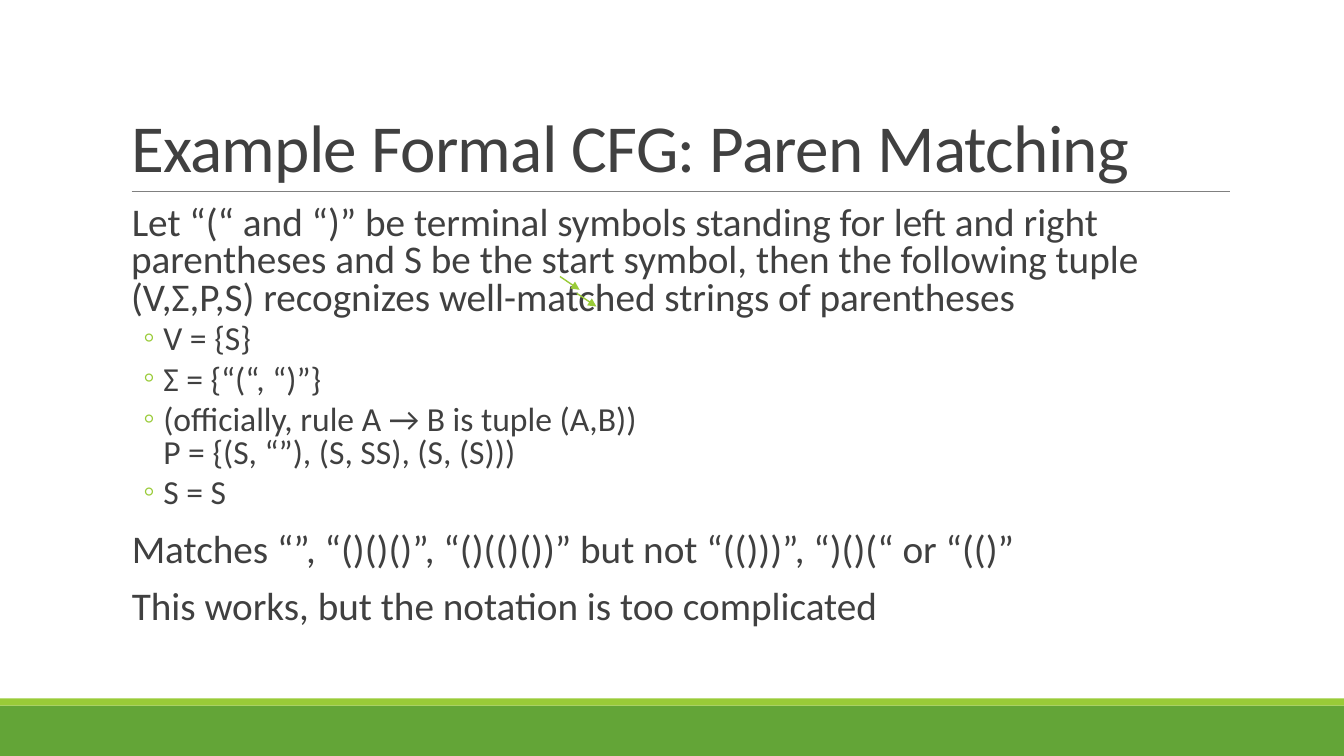
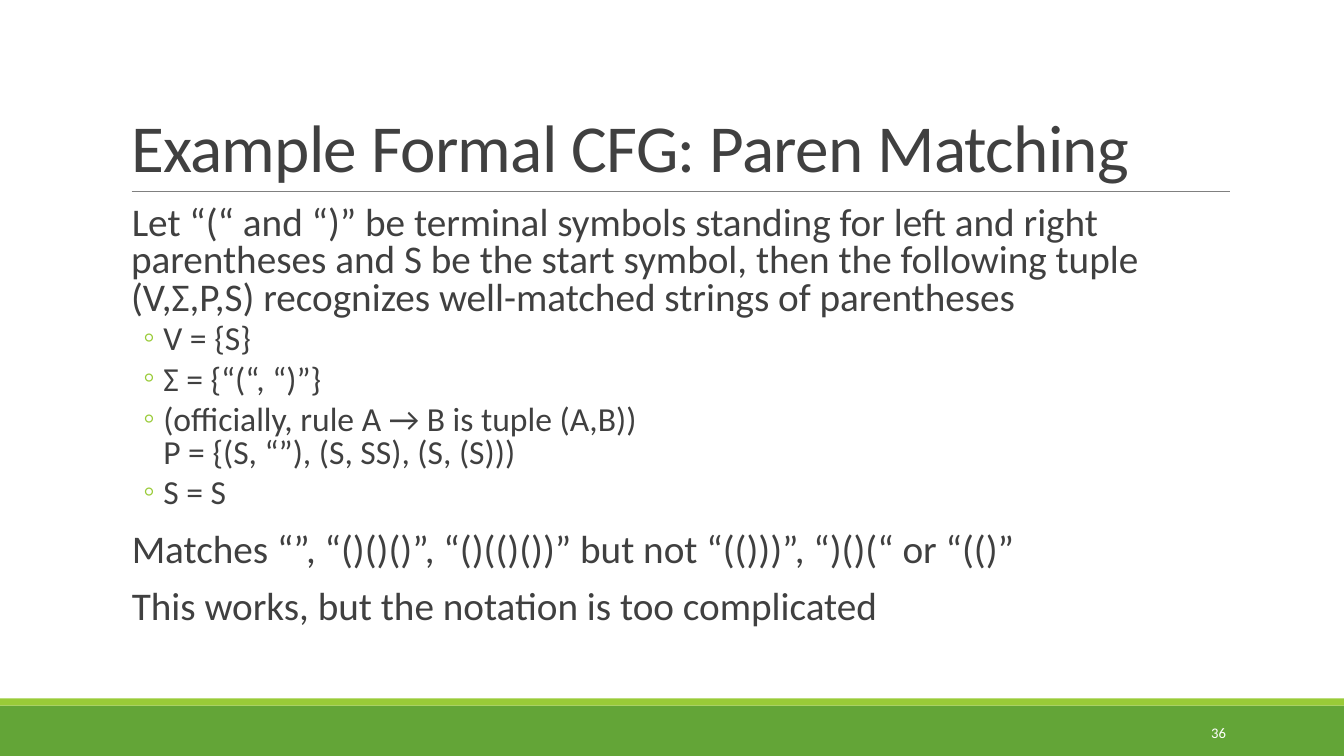
Before and after one commit to rbohrer/pl-course, a slide deck: slide 36 of LectureSlides/03Parsing.pptx (slide 41 before the commit). Drawn at 1344x756 pixels with LibreOffice and Linux fonts; fonts in the diff are those of the drawing. Boxes give left, top, right and bottom in pixels: in the first picture for what was removed or moved away, otherwise in the second. Text is boxed around its words. In the diff, an @@ line names an element or a change of style, - is before the commit and + after.

```diff
--- a/LectureSlides/03Parsing.pptx
+++ b/LectureSlides/03Parsing.pptx
@@ arrow removed from (561, 276) to (580, 289) @@
@@ arrow removed from (577, 293) to (597, 307) @@
@@ page number added at (1211, 728, 1226, 738), 10.5 pt, text #FFFFFF @@
+36
```
Also in this commit, not shown: 66 other slides changed, 5 slides added, 4 other files.
